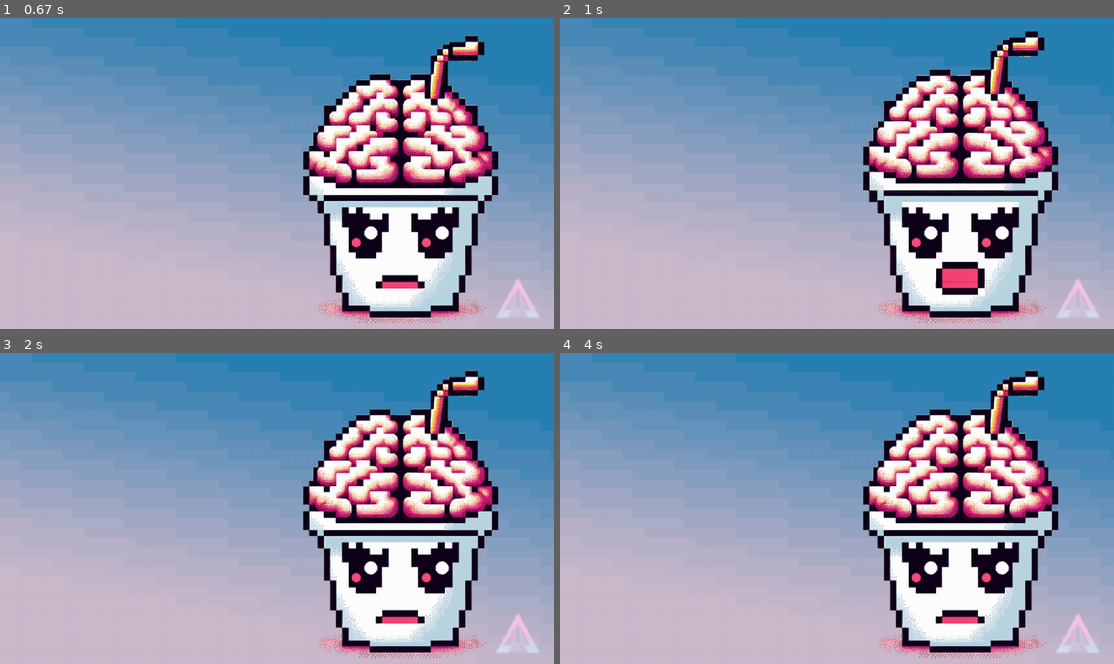
Above: before the commit, frames 1-4 (two rows, left to right).
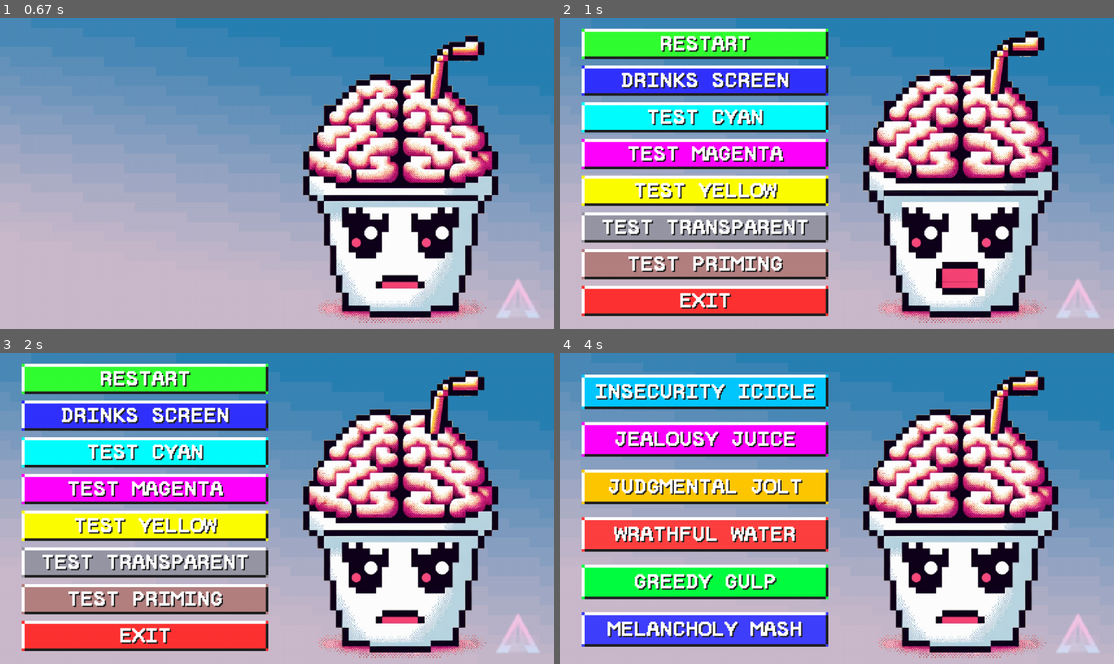
Above: after the commit, the same moments.

Repository: SoulAuctioneer/slerp
Game: pygame game, started from main.py
Same seed, same stepped clock (60 frames per second), same inputs: the game is played once before the commit and once after it.
Inputs (mouse positions are in pixels of both pictures, inside the frame that each line leads up to):
- Up to frame 1 (0.67 s): click "WAKE UP!" at 0.4 s
- Up to frame 2 (1 s): click (1108, 325) at 0.73 s
- Up to frame 3 (2 s): click (144, 598) at 1.07 s, where only the run after the commit has a clickable "TEST PRIMING"
- Up to frame 4 (4 s): click (704, 377) at 2.73 s, where only the run after the commit has a clickable "RESTART"; click (665, 461) at 3.07 s; click (1108, 660) at 3.4 s; click (704, 415) at 3.73 s, where only the run after the commit has a clickable "DRINKS SCREEN"

Frame 1 is identical in both runs. In frame 2, 35% of the frame differs, in the area x 3-49%, y 3-96%; in frame 3, 35%; in frame 4, 30%.

Commit message:
tweeeeks

Diff:
--- a/dispenser.py
+++ b/dispenser.py
@@ -33,7 +33,7 @@
     def dispense(self, drink):
 
         # Prime all liquids to the top of the collector then wait for a second, for vibes
-        timer = self.prime('forward', timer) + 1
+        timer = self.prime('forward') + 1
 
         # Iterate up to max times, scheduling liquid to pump if more of its color is still needed
         for i in range(max(drink.cmyt)):
--- a/main_loop.py
+++ b/main_loop.py
@@ -164,7 +164,8 @@
         self.buttons.append(admin_button)
 
     def reset_buttons(self):
-        self.buttons = []
+        admin_button = Button(self.screen, pygame.Rect(1260, 700, 20, 20), None, None, self.page_admin)
+        self.buttons = [admin_button]
         pygame_functions.setBackgroundImage(BG_IMAGE)  # A background image always sits behind the sprites
 
     def stop_loop(self):
